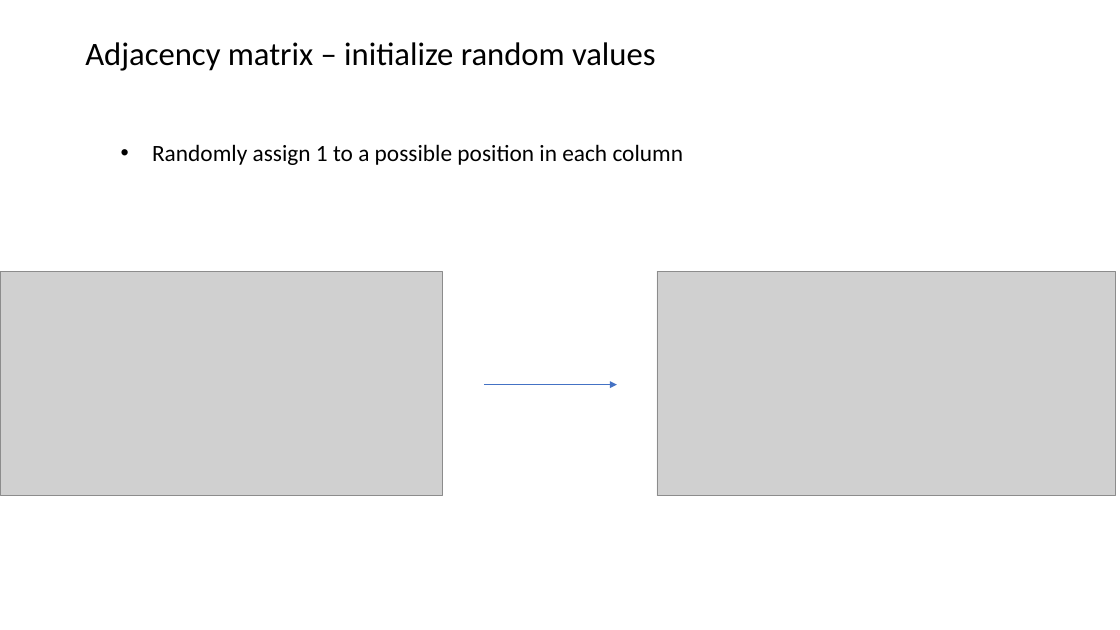
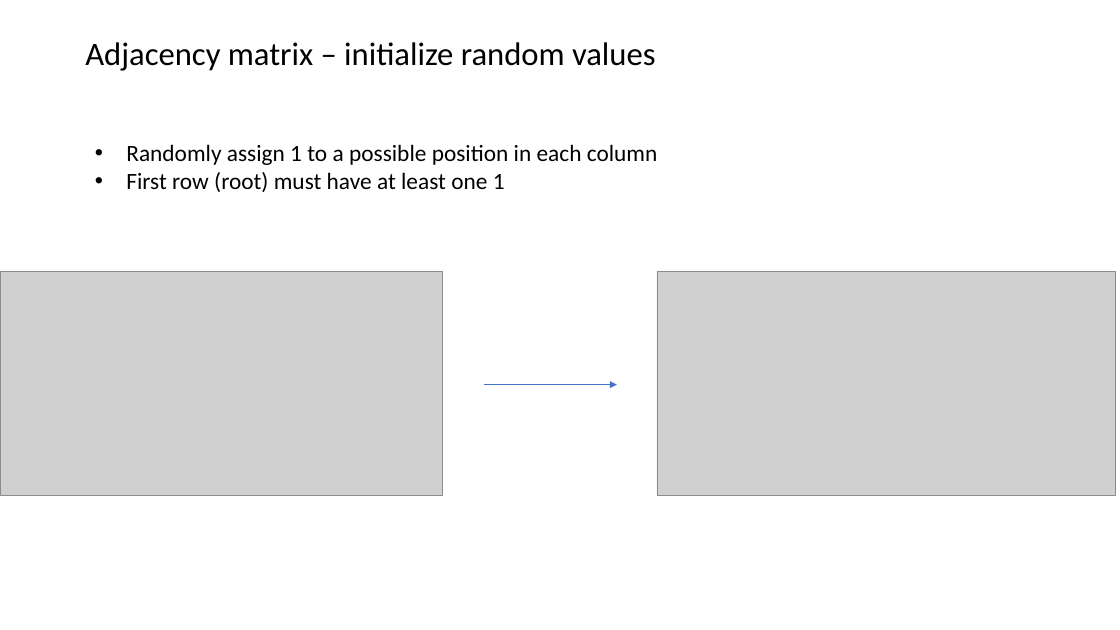
Before and after one commit to KarchinLab/pictograph, a slide deck: slide 9 of v6/figs/test-data-1.pptx. Drawn at 1120x630 pixels with LibreOffice and Linux fonts; fonts in the diff are those of the drawing; grey boxes stand for pictures. Boxes give left, top, right and bottom in pixels: in the first picture for what was removed or moved away, otherwise in the second. Text is boxed around its words. In the diff, an @@ line names an element or a change of style, - is before the commit and + after.

```diff
--- a/v6/figs/test-data-1.pptx
+++ b/v6/figs/test-data-1.pptx
@@ text at (126,144,658,165): alignment centre to left @@
@@ text at (126,172,505,192): paragraph added @@
+• First row (root) must have at least one 1
```
Also in this commit, not shown: 5 other slides changed.
